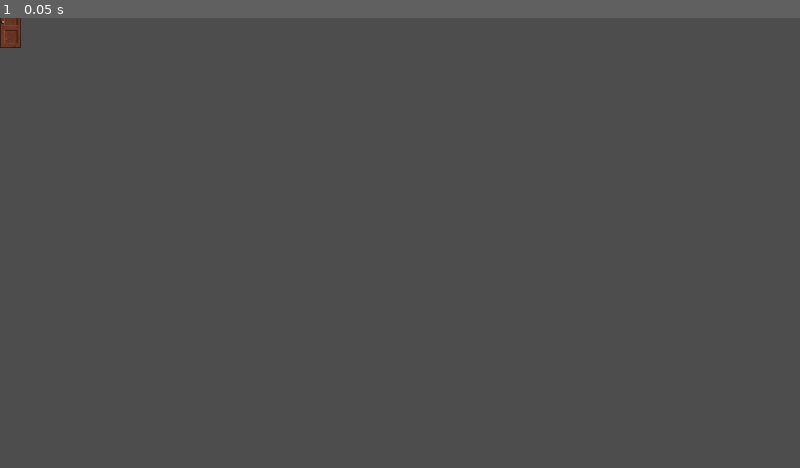
Above: before the commit, frame 1.
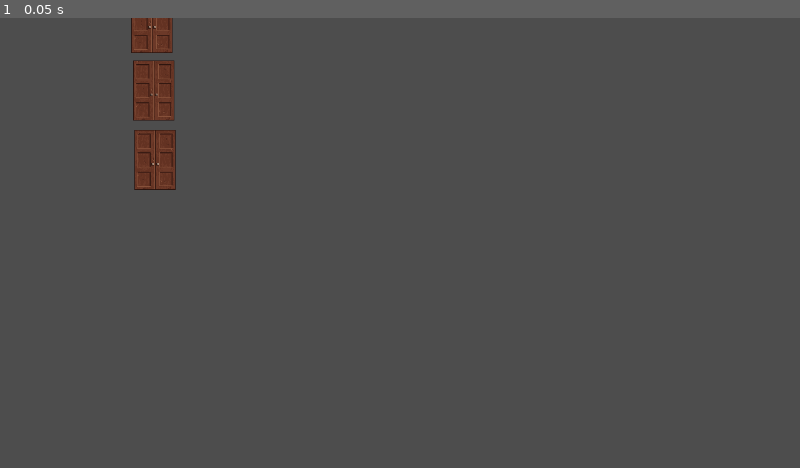
Above: after the commit, the same moment.

Repository: jerichom08/csci499-capstone
Game: Godot game, scene res://scenes/puzzles/puzzle_1/puzzle_1.tscn
Two runs of this game, one before a commit and one after it. Both use one fixed random seed, a clock stepped at 60 frames per second and the inputs below. This scene is started directly instead of the project's main scene.
Inputs:
- Up to frame 1 (0.05 s): no input

The runs differ from the first frame. In frame 1, 2.0% of the frame differs, in the area x 0-22%, y 0-39%.

Commit message:
added correct door types and wiring

Diff:
--- a/scenes/Components/TeleportDoor.tscn
+++ b/scenes/Components/TeleportDoor.tscn
@@ -2,13 +2,15 @@
 
 [ext_resource type="Texture2D" uid="uid://bu33olrgcqp3h" path="res://assets/images/doors/Door 12.png" id="1_w6x3a"]
 
-[sub_resource type="RectangleShape2D" id="RectangleShape2D_35oo5"]
-size = Vector2(40, 60)
+[sub_resource type="RectangleShape2D" id="RectangleShape2D_w6x3a"]
+size = Vector2(62.5, 86)
 
-[node name="TeleportDoor" type="Node2D" unique_id=485091926]
+[node name="TeleportDoor" type="Area2D" unique_id=1522837388]
+
+[node name="Sprite2D" type="Sprite2D" parent="." unique_id=1744511186]
+position = Vector2(0, 5)
+texture = ExtResource("1_w6x3a")
 
 [node name="CollisionShape2D" type="CollisionShape2D" parent="." unique_id=2060263877]
-shape = SubResource("RectangleShape2D_35oo5")
-
-[node name="Sprite2D" type="Sprite2D" parent="." unique_id=1744511186]
-texture = ExtResource("1_w6x3a")
+position = Vector2(-0.25, 6)
+shape = SubResource("RectangleShape2D_w6x3a")
--- a/scenes/Components/teleportDoor.gd
+++ b/scenes/Components/teleportDoor.gd
@@ -9,7 +9,7 @@
 
 func _on_body_entered(body: Node) -> void:
 	#teleports player
-	if not body.is_in_group("Player"):
+	if not body.is_in_group("player"):
 		return
 
 	var destination_node: Node2D = null
--- a/scenes/puzzles/puzzle_1/puzzle_1.tscn
+++ b/scenes/puzzles/puzzle_1/puzzle_1.tscn
@@ -2,20 +2,57 @@
 
 [ext_resource type="Script" uid="uid://dlgw0do28tl14" path="res://scenes/puzzles/puzzle_1/puzzle_1.gd" id="1_nyrnx"]
 [ext_resource type="PackedScene" uid="uid://dad8n45up7s3i" path="res://scenes/Components/TeleportDoor.tscn" id="2_ahp8l"]
+[ext_resource type="Script" uid="uid://dvhen6fj86rgw" path="res://scenes/Components/teleportDoor.gd" id="3_m058v"]
+
+[sub_resource type="RectangleShape2D" id="RectangleShape2D_ahp8l"]
+size = Vector2(35, 36.5)
 
 [node name="Puzzle1" type="Node2D" unique_id=219482314]
 script = ExtResource("1_nyrnx")
 
 [node name="SpawnPoint" type="Marker2D" parent="." unique_id=860154274]
+position = Vector2(-57, 231)
 
 [node name="Doors" type="Node2D" parent="." unique_id=2043533311]
+position = Vector2(245, -39)
 
-[node name="Door_A" parent="Doors" unique_id=485091926 instance=ExtResource("2_ahp8l")]
+[node name="Door_A" parent="Doors" unique_id=1522837388 instance=ExtResource("2_ahp8l")]
+position = Vector2(-2, 42)
+script = ExtResource("3_m058v")
+target_path = NodePath("../../DoorTargets/Target_A")
+spawn_path = NodePath("../../SpawnPoint")
 
-[node name="Door_B" parent="Doors" unique_id=1445323477 instance=ExtResource("2_ahp8l")]
+[node name="Door_B" parent="Doors" unique_id=678242648 instance=ExtResource("2_ahp8l")]
+position = Vector2(3, 261)
+script = ExtResource("3_m058v")
+target_path = NodePath("../../ExitPoint")
+spawn_path = NodePath("../../SpawnPoint")
 
-[node name="Door_C" parent="Doors" unique_id=8372383 instance=ExtResource("2_ahp8l")]
+[node name="Door_C" parent="Doors" unique_id=1928337231 instance=ExtResource("2_ahp8l")]
+position = Vector2(1, 150)
+script = ExtResource("3_m058v")
+target_path = NodePath("../../DoorTargets/Target_B")
+spawn_path = NodePath("../../SpawnPoint")
+send_to_spawn = true
 
 [node name="Goal" type="Area2D" parent="." unique_id=2008315122]
+position = Vector2(996, 235)
 
 [node name="CollisionShape2D" type="CollisionShape2D" parent="Goal" unique_id=2123797296]
+position = Vector2(2, 1)
+shape = SubResource("RectangleShape2D_ahp8l")
+
+[node name="ExitPoint" type="Marker2D" parent="." unique_id=1594944350]
+position = Vector2(925, 150)
+
+[node name="DoorTargets" type="Marker2D" parent="." unique_id=1246462783]
+position = Vector2(516, 238)
+
+[node name="Target_A" type="Marker2D" parent="DoorTargets" unique_id=1726919451]
+position = Vector2(-580, -57)
+
+[node name="Target_B" type="Marker2D" parent="DoorTargets" unique_id=1457889728]
+position = Vector2(-582, -108)
+
+[node name="Target_C" type="Marker2D" parent="DoorTargets" unique_id=1704285296]
+position = Vector2(282, -56)
Binary file added: assets/images/doors/Door 4.png
Not shown, added: assets/images/doors/Door 4.png.import
